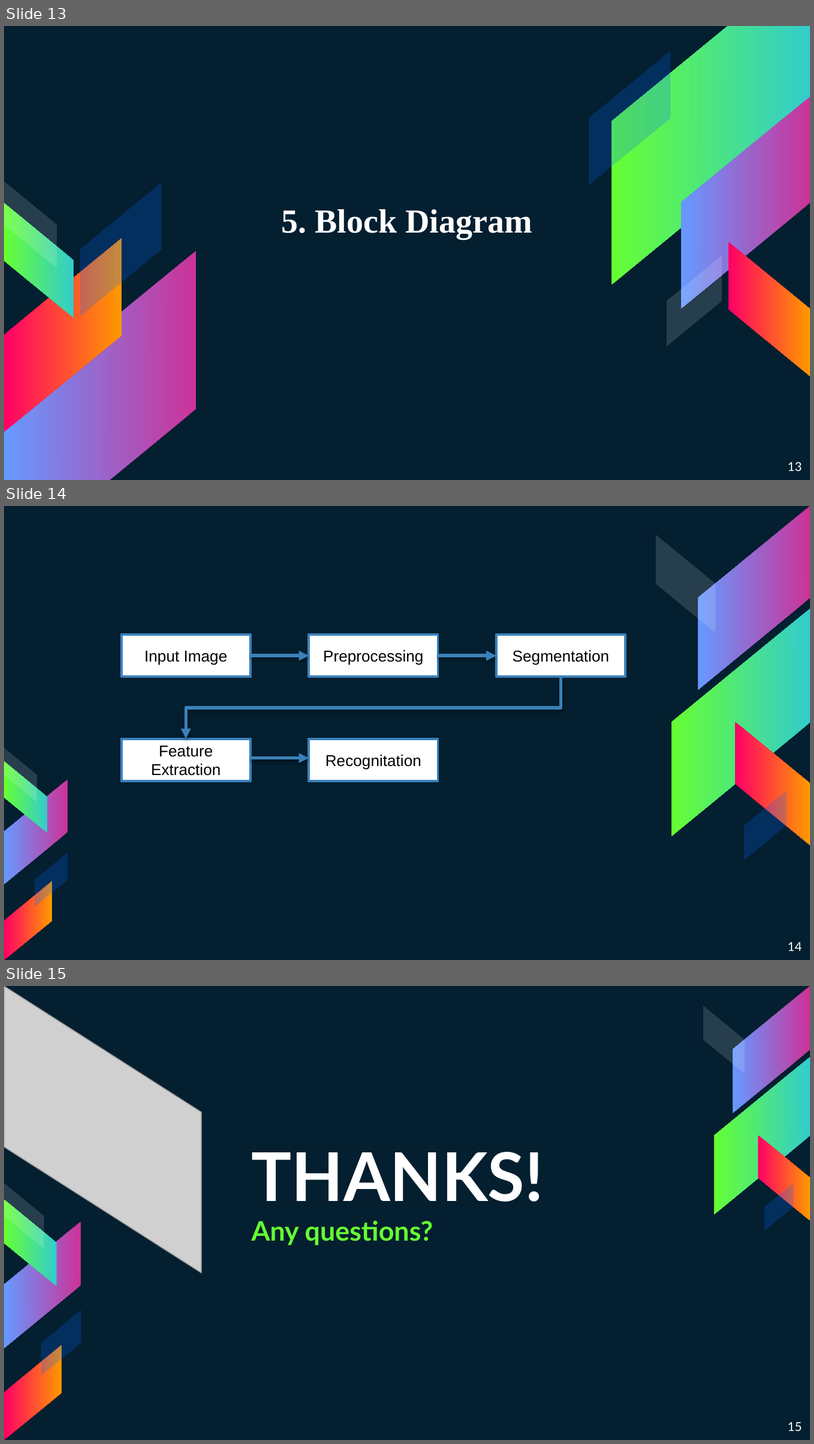
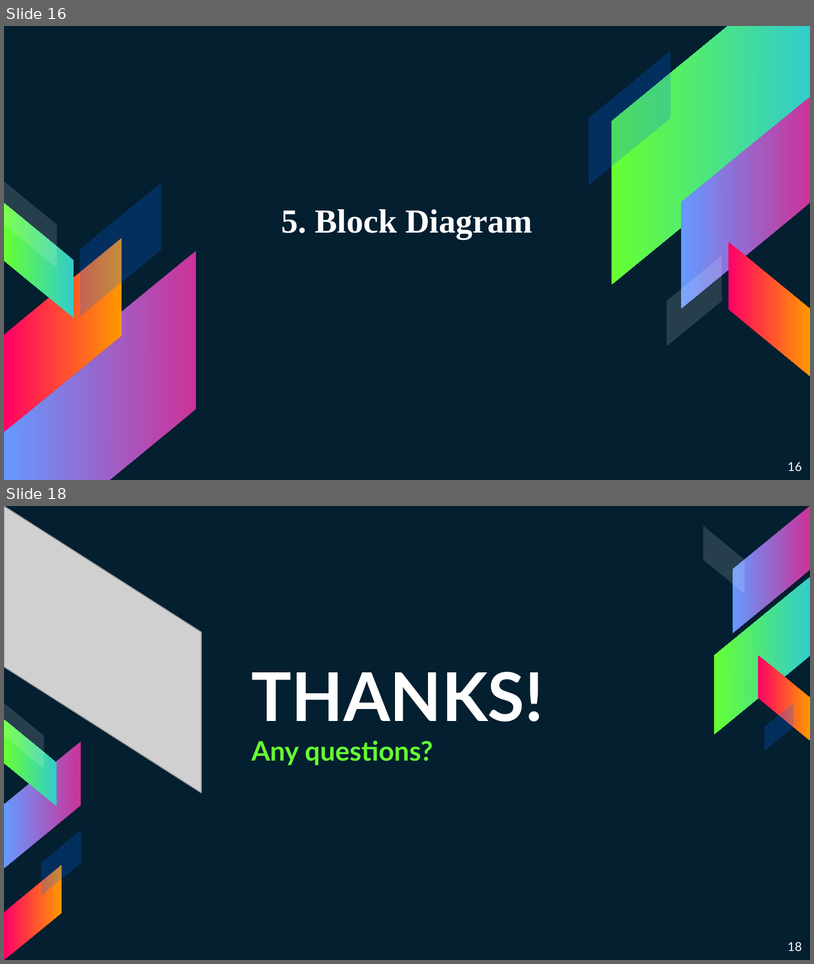
Before and after one commit to 15110383/MachineLearning, a slide deck: MALE.pptx. Shown one above the other, each under a label of ours: slides 13, 14 and 15 before the commit, slides 16 and 18 after it; the slides between them are not shown. The pictures are 814x1444 and 814x964 pixels, drawn with LibreOffice and Linux fonts; fonts in the diff are those of the drawing; grey boxes stand for pictures. Boxes give left, top, right and bottom in pixels: in the first picture for what was removed or moved away, otherwise in the second. Text is boxed around its words. In the diff, an @@ line names an element or a change of style, - is before the commit and + after.

```diff
--- a/MALE.pptx
+++ b/MALE.pptx
@@ slide 14 removed at (x1=4, y1=506, x2=810, y2=960), background #041F30 @@
@@ rectangle removed at (x1=122, y1=634, x2=251, y2=676) @@
-Input Image
@@ rectangle removed at (x1=309, y1=634, x2=438, y2=676) @@
-Preprocessing
@@ rectangle removed at (x1=497, y1=634, x2=626, y2=676) @@
-Segmentation
@@ arrow removed from (251, 656) to (309, 656) @@
@@ arrow removed from (438, 656) to (497, 656) @@
@@ elbow arrow removed from (561, 677) to (186, 738) @@
@@ rectangle removed at (x1=122, y1=738, x2=251, y2=780) @@
-Feature Extraction
@@ rectangle removed at (x1=309, y1=738, x2=438, y2=780) @@
-Recognitation
@@ arrow removed from (251, 757) to (309, 757) @@
@@ group removed at (x1=656, y1=506, x2=810, y2=860): 5 parallelograms @@
@@ group removed at (x1=4, y1=748, x2=68, y2=959): 5 parallelograms @@
@@ page number removed at (x1=788, y1=942, x2=803, y2=951) @@
-14
@@ what was slide 13 is now slide 16 @@
@@ page number at (x1=788, y1=462, x2=803, y2=471): text changed @@
-13
+16
@@ what was slide 15 is now slide 18 @@
@@ page number at (x1=788, y1=942, x2=803, y2=951): text changed @@
-15
+18
```
Also in this commit, not shown: 2 slides changed, 7 slides added, 3 other slides removed, 1 other file.
